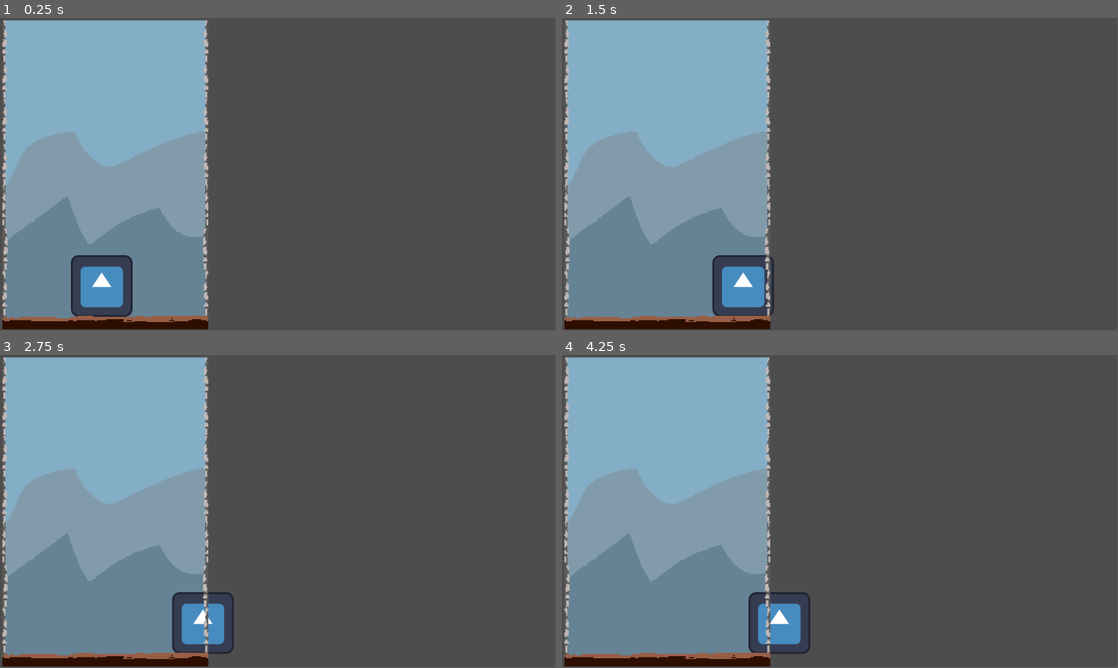
Above: before the commit, frames 1-4 (two rows, left to right).
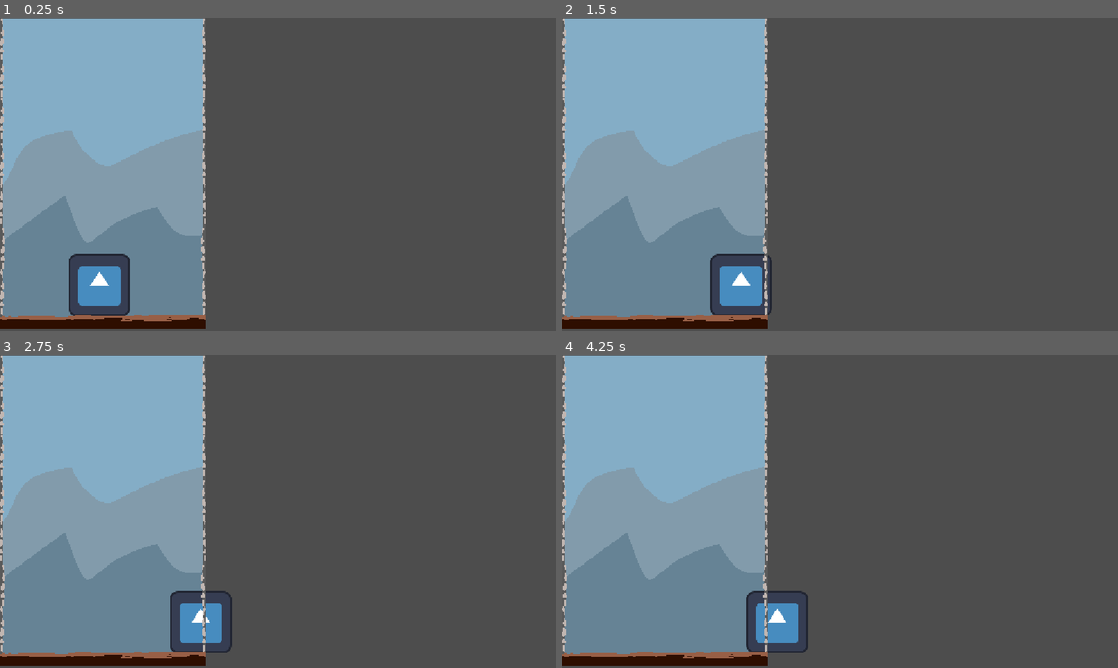
Above: after the commit, the same moments.

Repository: TWM1128/Main
Game: Godot game, scene res://Main/main.tscn
The game is run twice, just before and just after one commit, with the same random seed, the same clock (stepped at 60 frames per second) and the same inputs. The engine's default icon, where the game draws it, is replaced by a stand-in: a white triangle on a blue panel in a dark square.
Inputs:
- Up to frame 1 (0.25 s): no input
- Up to frame 2 (1.5 s): tap Enter at 0.5 s; hold D (move right) 0.53-1.28 s; hold A (move left) from 1.28 s (still down)
- Up to frame 3 (2.75 s): release A (move left) at 2.03 s; hold D (move right) from 2.03 s (still down)
- Up to frame 4 (4.25 s): release D (move right) at 3.53 s; hold A (move left) from 3.53 s (still down)
The window is 799x449 before the commit and 800x450 after it. Grey fills any space a smaller window leaves; there, only what the larger window draws over its background counts as a difference.

The runs differ from the first frame. In frame 1, 3.2% of the frame differs, in the area x 0-38%, y 0-100%; in frame 2, 3.1%; in frame 3, 3.1%; in frame 4, 3.2%.

Commit message:
fullscreen

Diff:
--- a/Main/main.tscn
+++ b/Main/main.tscn
@@ -1,13 +1,8 @@
 [gd_scene format=3 uid="uid://ekvt1amehlo"]
 
-[ext_resource type="Script" path="res://Main/camera_2d.gd" id="1_2w1kt"]
 [ext_resource type="PackedScene" uid="uid://b6ku3qbuiiof2" path="res://FirstLevel/FirstLevel.tscn" id="2_2w1kt"]
 
 [node name="Main" type="Node2D" unique_id=912201032]
 
-[node name="Camera2D" type="Camera2D" parent="." unique_id=1358124695]
-position = Vector2(572, 324)
-script = ExtResource("1_2w1kt")
-
 [node name="FirstLevel" parent="." unique_id=1853246182 instance=ExtResource("2_2w1kt")]
-position = Vector2(0, 3)
+position = Vector2(-1, 0)
--- /dev/null
+++ b/Test.tscn
@@ -0,0 +1,7 @@
+[gd_scene format=3 uid="uid://b6vf1aji6dy38"]
+
+[node name="Test" type="Node2D" unique_id=299350463]
+
+[node name="ColorRect" type="ColorRect" parent="." unique_id=1395391775]
+offset_right = 1919.0
+offset_bottom = 1082.0
--- a/project.godot
+++ b/project.godot
@@ -14,6 +14,11 @@
 run/main_scene="uid://ekvt1amehlo"
 config/features=PackedStringArray("4.6", "Forward Plus")
 config/icon="res://icon.svg"
+
+[display]
+
+window/size/borderless=true
+window/stretch/mode="canvas_items"
 
 [input]
 
